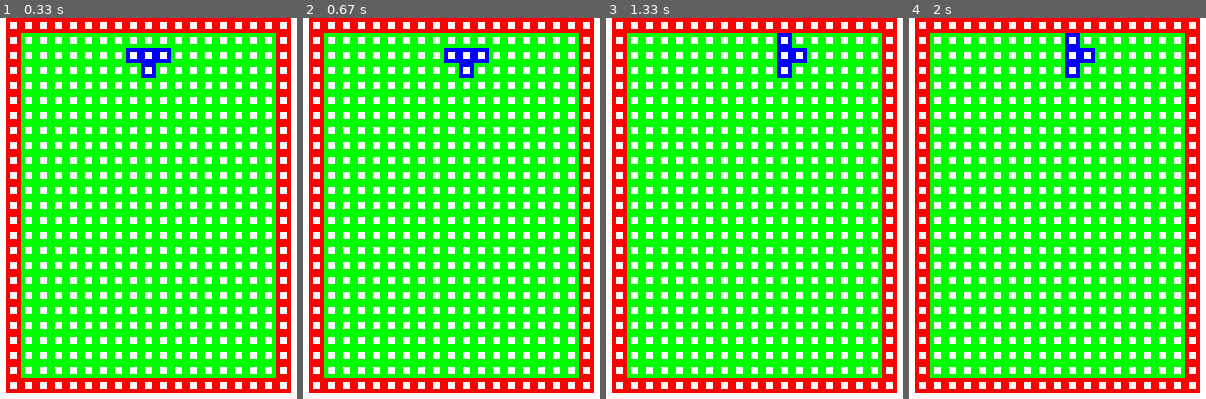
Above: before the commit, frames 1-4 (left to right).
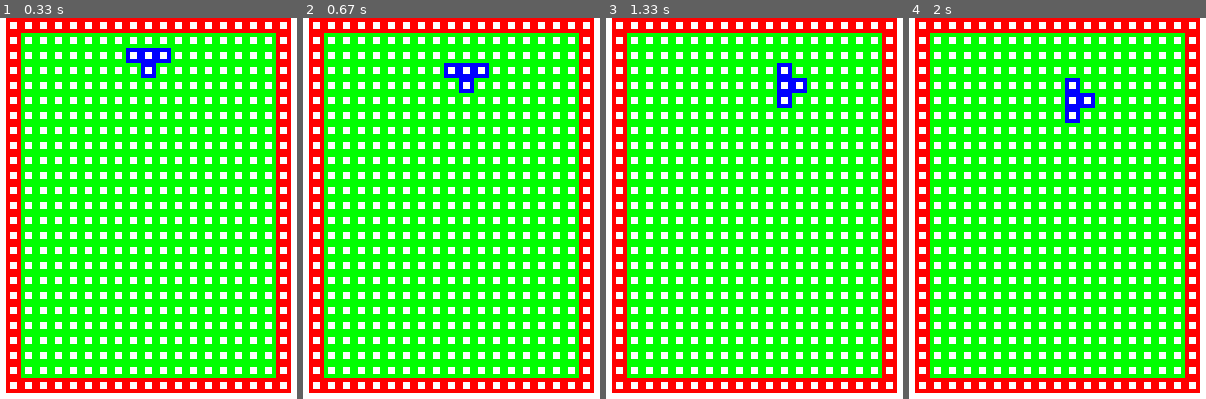
Above: after the commit, the same moments.

Repository: Hong-yeonggwang/Tetris-with-pygame
Game: pygame game, started from tetris.py
Same seed, same stepped clock (60 frames per second), same inputs: the game is played once before the commit and once after it.
Inputs:
- Up to frame 1 (0.33 s): no input
- Up to frame 2 (0.67 s): hold Right from 0.33 s (still down)
- Up to frame 3 (1.33 s): release Right at 0.8 s; hold Up 0.83-1.13 s; hold Right from 1.17 s (still down)
- Up to frame 4 (2 s): release Right at 1.63 s; hold Left from 1.67 s (still down)

Frame 1 is identical in both runs. In frame 2, 0.9% of the frame differs, in the area x 47-63%, y 7-20%; in frame 3, 0.9%; in frame 4, 1.2%, in the area x 52-63%, y 3-28%.

Commit message:
시간 단위로 내려옴

Diff:
--- a/tetris.py
+++ b/tetris.py
@@ -97,9 +97,9 @@
     def __init__(self):
         for i in range(25):
             if i == 0 or i == 24:
-                Board.board.append([[1,0],[1,0],[1,0],[1,0],[1,0],[1,0],[1,0],[1,0],[1,0],[1,0],[1,0],[1,0],[1,0],[1,0],[1,0],[1,0],[1,0],[1,0],[1,0]]) #19개 원소
+                Board.board.append([[2,0],[2,0],[2,0],[2,0],[2,0],[2,0],[2,0],[2,0],[2,0],[2,0],[2,0],[2,0],[2,0],[2,0],[2,0],[2,0],[2,0],[2,0],[2,0]]) #19개 원소
             else :
-                Board.board.append([[1,0],[0,0],[0,0],[0,0],[0,0],[0,0],[0,0],[0,0],[0,0],[0,0],[0,0],[0,0],[0,0],[0,0],[0,0],[0,0],[0,0],[0,0],[1,0]])
+                Board.board.append([[2,0],[0,0],[0,0],[0,0],[0,0],[0,0],[0,0],[0,0],[0,0],[0,0],[0,0],[0,0],[0,0],[0,0],[0,0],[0,0],[0,0],[0,0],[2,0]])
     def drawboard(self,position):
         for i in range(len(self.board)):
             for j in range(len(self.board[i])):
@@ -171,6 +171,7 @@
 screen = pygame.display.set_mode(size)
 done= False
 clock= pygame.time.Clock()
+Move_INTERVAL = timedelta(seconds=0.5)
 last_moved_time = datetime.now()
 block = []
 
@@ -189,17 +190,30 @@
 
 # 4. pygame 무한루프
 def runGame():
-    global done
+    global done,Move_INTERVAL,last_moved_time
 
     screen.fill(WHITE)
     board = Board()
     blockCreat()
-    board.insertBlockTOBoard(block[0])
-    board.drawboard(block[0].block_position)
-    pygame.display.update()
+
 
     while not done:
         clock.tick(500)
+        board.insertBlockTOBoard(block[0])
+        board.drawboard(block[0].block_position)
+        pygame.display.update()
+
+        if Move_INTERVAL < datetime.now() - last_moved_time:
+            board.delBlockToBoard(block[0])
+            block[0].block_position[1] += 1
+            if board.insertBlockTOBoard(block[0]) == True:
+                block[0].block_position[1] -= 1
+                board.insertBlockTOBoard(block[0])
+                blockDel()
+            board.drawboard(block[0].block_position)
+            print(block[0].block_position)
+            pygame.display.update()
+            last_moved_time = datetime.now()
 
 
         for event in pygame.event.get():
@@ -240,5 +254,12 @@
                         board.insertBlockTOBoard(block[0])
                     board.drawboard(block[0].block_position)
                     pygame.display.update()
+
+        # for i in range(len(board.board)):
+        #     for j in range(len(board.board[i])):
+        #         if board.board[i][j][0] == 1:
+
+
+
 runGame()
 pygame.quit()
